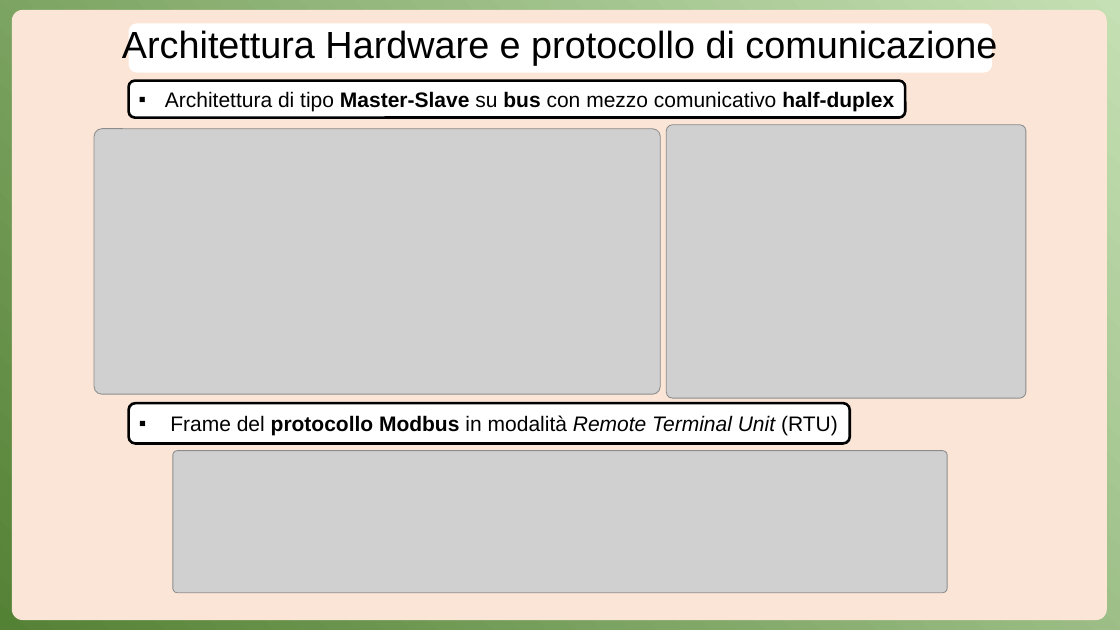
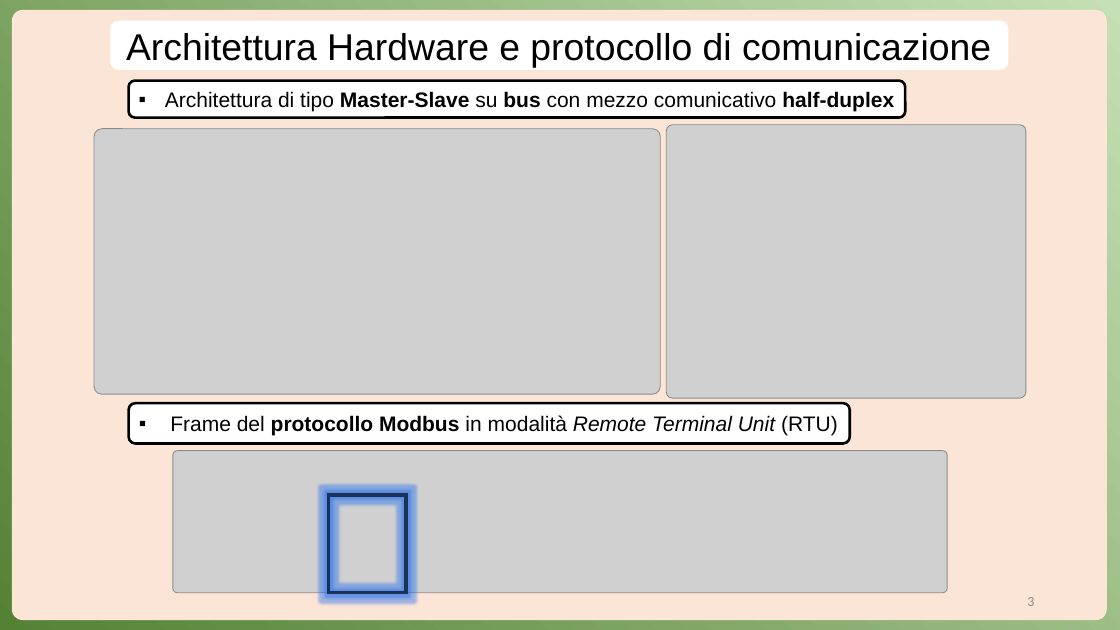
Before and after one commit to Anrighe/Tesi-Laurea-Triennale-Informatica-Unimore, a slide deck: slide 3 of Presentazione_Tesi_Triennale_Informatica_Unimore_2022_2023_Enrico_Marras_152336_v2.pptx. Drawn at 1120x630 pixels with LibreOffice and Linux fonts; fonts in the diff are those of the drawing; grey boxes stand for pictures. Boxes give left, top, right and bottom in pixels: in the first picture for what was removed or moved away, otherwise in the second. Text is boxed around its words. In the diff, an @@ line names an element or a change of style, - is before the commit and + after.

```diff
--- a/Presentazione_Tesi_Triennale_Informatica_Unimore_2022_2023_Enrico_Marras_152336_v2.pptx
+++ b/Presentazione_Tesi_Triennale_Informatica_Unimore_2022_2023_Enrico_Marras_152336_v2.pptx
@@ rounded rectangle "Architettura Hardware e protocollo di ...": place and size @@
-rounded rectangle "Architettura Hardware e protocollo di ..." at [122, 28, 997, 65]
+rounded rectangle "Architettura Hardware e protocollo di ..." at [110, 21, 1008, 71]
@@ rounded rectangle "Architettura Hardware e protocollo di ..." at [110, 21, 1008, 71]: size 32.4 to 32 pt; line spacing 0.9 to 1; vertical alignment bottom to middle; fill none to #FFFFFF @@
@@ rounded rectangle removed at [129, 24, 992, 73] @@
@@ rectangle added at [329, 495, 406, 592], outline #1E3256 3 pt @@
@@ page number added at [1027, 597, 1034, 606], 12 pt, text #8C8C8C @@
+3
```
Also in this commit, not shown: 20 other slides changed, 4 slides added, 1 slide removed.
